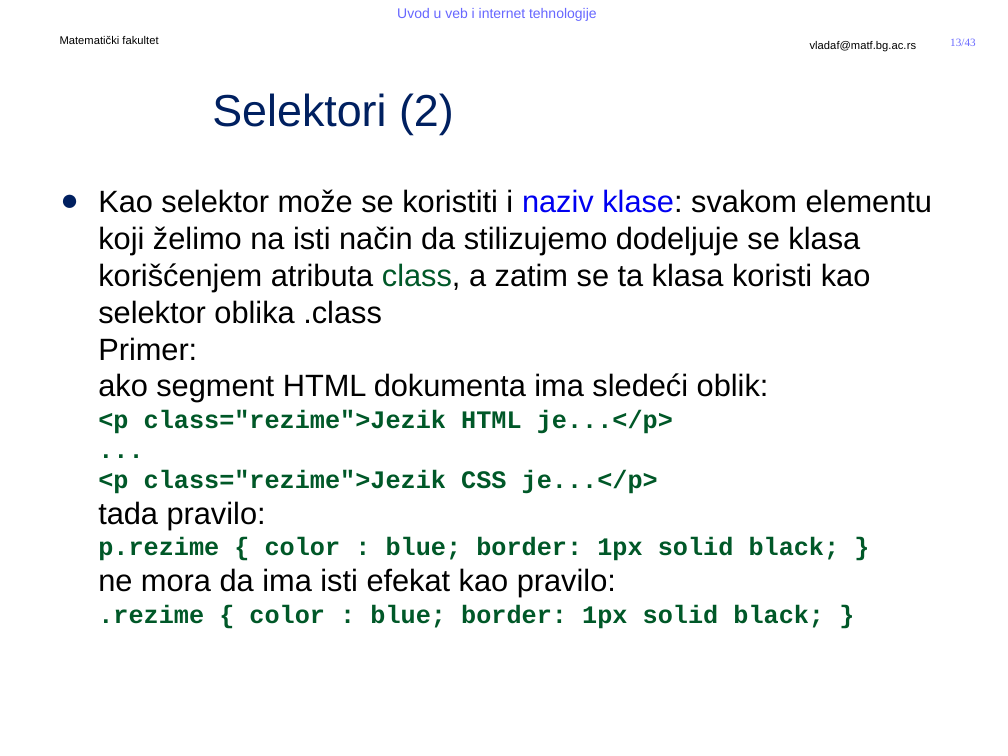
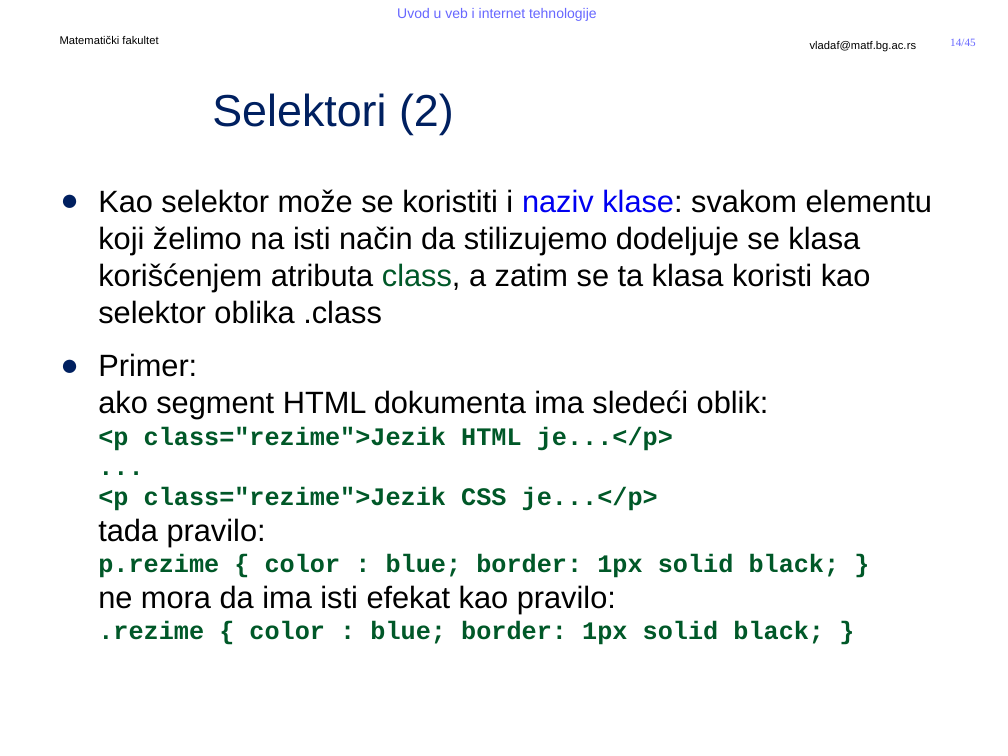
Before and after one commit to MatfUVIT/info, a slide deck: slide 14 of predavanja/prezentacije/UVIT04-01-Stilovi-CSS.pptx (slide 13 before the commit). Drawn at 1008x756 pixels with LibreOffice and Linux fonts; fonts in the diff are those of the drawing; background and template pictures are left out. Boxes give left, top, right and bottom in pixels: in the first picture for what was removed or moved away, otherwise in the second. Text is boxed around its words. In the diff, an @@ line names an element or a change of style, - is before the commit and + after.

```diff
--- a/predavanja/prezentacije/UVIT04-01-Stilovi-CSS.pptx
+++ b/predavanja/prezentacije/UVIT04-01-Stilovi-CSS.pptx
@@ page number at [950,38,976,46]: text changed @@
-13/43
+14/45
@@ text at [98,189,932,645]: text changed @@
-● Kao selektor može se koristiti i naziv klase: svakom elementu koji želimo na isti način da stilizujemo dodeljuje se klasa korišćenjem atributa class, a zatim se ta klasa koristi kao selektor oblika .class
-  Primer:
-  ako segment HTML dokumenta ima sledeći oblik:
-  <p class="rezime">Jezik HTML je...</p>
-  ...
-  <p class="rezime">Jezik CSS je...</p>
-  tada pravilo:
-  p.rezime { color : blue; border: 1px solid black; }
-  ne mora da ima isti efekat kao pravilo:
-  .rezime { color : blue; border: 1px solid black; }
+● Kao selektor može se koristiti i naziv klase: svakom elementu koji želimo na isti način da stilizujemo dodeljuje se klasa korišćenjem atributa class, a zatim se ta klasa koristi kao selektor oblika .class
+● Primer:
+  ako segment HTML dokumenta ima sledeći oblik:
+  <p class="rezime">Jezik HTML je...</p>
+  ...
+  <p class="rezime">Jezik CSS je...</p>
+  tada pravilo:
+  p.rezime { color : blue; border: 1px solid black; }
+  ne mora da ima isti efekat kao pravilo:
+  .rezime { color : blue; border: 1px solid black; }
```
Also in this commit, not shown: 12 other slides changed, 2 slides added, 48 other files.
